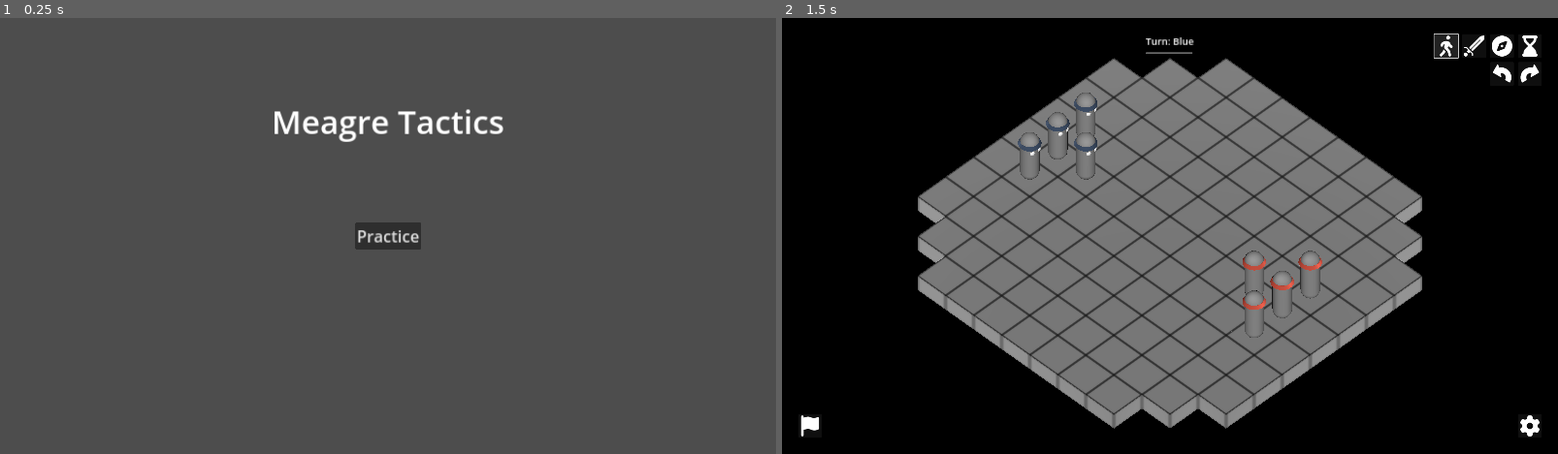
Above: before the commit, frames 1-2 (left to right).
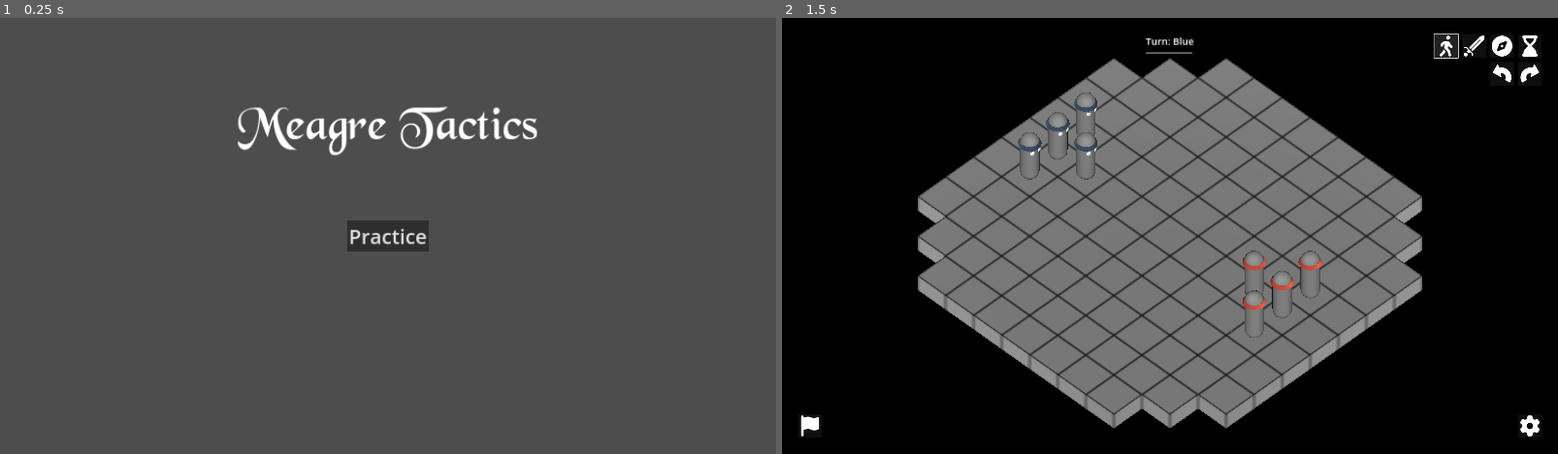
Above: after the commit, the same moments.

Repository: telmotrooper/meagre-tactics
Game: Godot game, scene res://ui/title_screen.tscn
Two runs of this game, one before a commit and one after it. Both use one fixed random seed, a clock stepped at 60 frames per second and the inputs below.
Inputs (mouse positions are in pixels of both pictures, inside the frame that each line leads up to):
- Up to frame 1 (0.25 s): no input
- Up to frame 2 (1.5 s): click "Practice" at 0.5 s; click (1449, 44) at 1.25 s

The runs differ from the first frame. In frame 1, 1.9% of the frame differs, in the area x 30-70%, y 20-54%; in frame 2, nothing differs.

Commit message:
added font 'black chancery'

Diff:
--- a/ui/theme.tres
+++ b/ui/theme.tres
@@ -1,4 +1,6 @@
-[gd_resource type="Theme" format=3 uid="uid://brc2s1pdg7hdb"]
+[gd_resource type="Theme" load_steps=2 format=3 uid="uid://brc2s1pdg7hdb"]
+
+[ext_resource type="FontFile" uid="uid://c05l6327icab2" path="res://ui/fonts/black_chancery.ttf" id="1_urdoo"]
 
 [resource]
 Button/font_sizes/font_size = 32
@@ -13,8 +15,9 @@
 RichTextLabel/font_sizes/mono_font_size = 24
 RichTextLabel/font_sizes/normal_font_size = 24
 TitleScreenButton/base_type = &"Button"
-TitleScreenButton/font_sizes/font_size = 40
+TitleScreenButton/font_sizes/font_size = 50
 TitleScreenButton/fonts/font = null
 TitleScreenRichTextLabel/base_type = &"RichTextLabel"
-TitleScreenRichTextLabel/font_sizes/bold_font_size = 80
+TitleScreenRichTextLabel/font_sizes/normal_font_size = 120
+TitleScreenRichTextLabel/fonts/normal_font = ExtResource("1_urdoo")
 VBoxContainer/constants/separation = 10
--- a/ui/title_screen.tscn
+++ b/ui/title_screen.tscn
@@ -27,7 +27,7 @@
 grow_horizontal = 2
 theme_type_variation = &"TitleScreenRichTextLabel"
 bbcode_enabled = true
-text = "[b]Meagre Tactics[/b]"
+text = "Meagre Tactics"
 fit_content = true
 autowrap_mode = 0
 
Binary file added: ui/fonts/black_chancery.ttf
Not shown, added: ui/fonts/black_chancery.ttf.import
